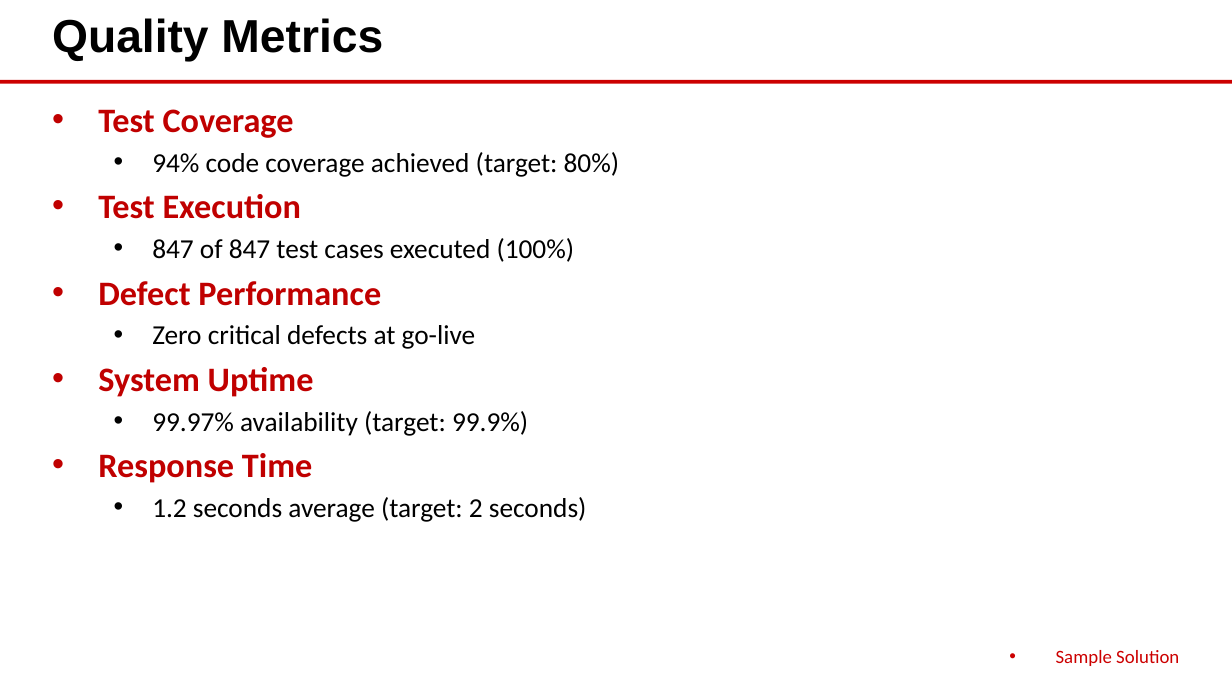
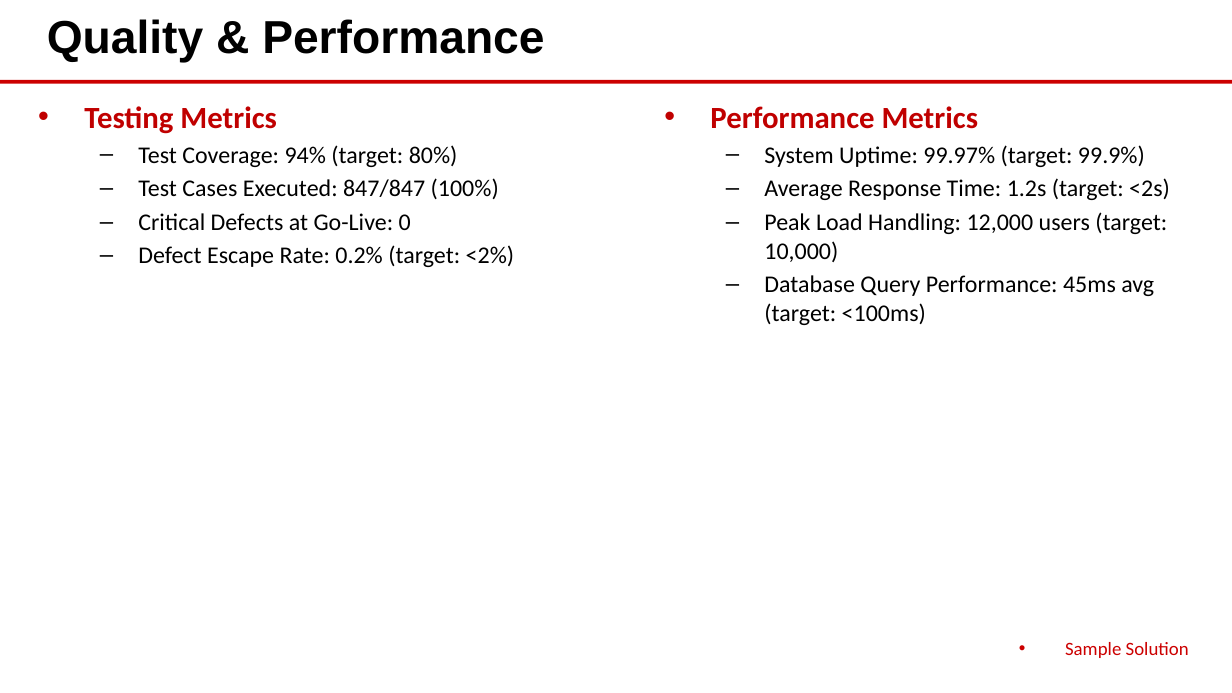
Before and after one commit to eoframework/solutions, a slide deck: slide 5 of solution-template/sample-provider/sample-category/sample-solution/delivery/closeout-presentation.pptx. Drawn at 1232x693 pixels with LibreOffice and Linux fonts; fonts in the diff are those of the drawing. Boxes give left, top, right and bottom in pixels: in the first picture for what was removed or moved away, otherwise in the second. Text is boxed around its words. In the diff, an @@ line names an element or a change of style, - is before the commit and + after.

```diff
--- a/solution-template/sample-provider/sample-category/sample-solution/delivery/closeout-presentation.pptx
+++ b/solution-template/sample-provider/sample-category/sample-solution/delivery/closeout-presentation.pptx
@@ text at [47, 19, 544, 62]: text changed @@
-Quality Metrics
+Quality & Performance
@@ text at [84, 106, 515, 267]: text changed; size 16 to 14 pt @@
-• Test Coverage
-  • 94% code coverage achieved (target: 80%)
-• Test Execution
-  • 847 of 847 test cases executed (100%)
-• Defect Performance
-  • Zero critical defects at go-live
-• System Uptime
-  • 99.97% availability (target: 99.9%)
-• Response Time
-  • 1.2 seconds average (target: 2 seconds)
+• Testing Metrics
+  – Test Coverage: 94% (target: 80%)
+  – Test Cases Executed: 847/847 (100%)
+  – Critical Defects at Go-Live: 0
+  – Defect Escape Rate: 0.2% (target: <2%)
@@ text added at [710, 106, 1170, 325], 14 pt, text #000000 @@
+• Performance Metrics
+  – System Uptime: 99.97% (target: 99.9%)
+  – Average Response Time: 1.2s (target: <2s)
+  – Peak Load Handling: 12,000 users (target: 10,000)
+  – Database Query Performance: 45ms avg (target: <100ms)
@@ text "Sample Solution": place and size @@
-text "Sample Solution" at [1056, 650, 1179, 666]
+text "Sample Solution" at [1065, 642, 1189, 658]
```
Also in this commit, not shown: 5 other slides changed, 4 slides added, 5 slides removed, 1 other file.
